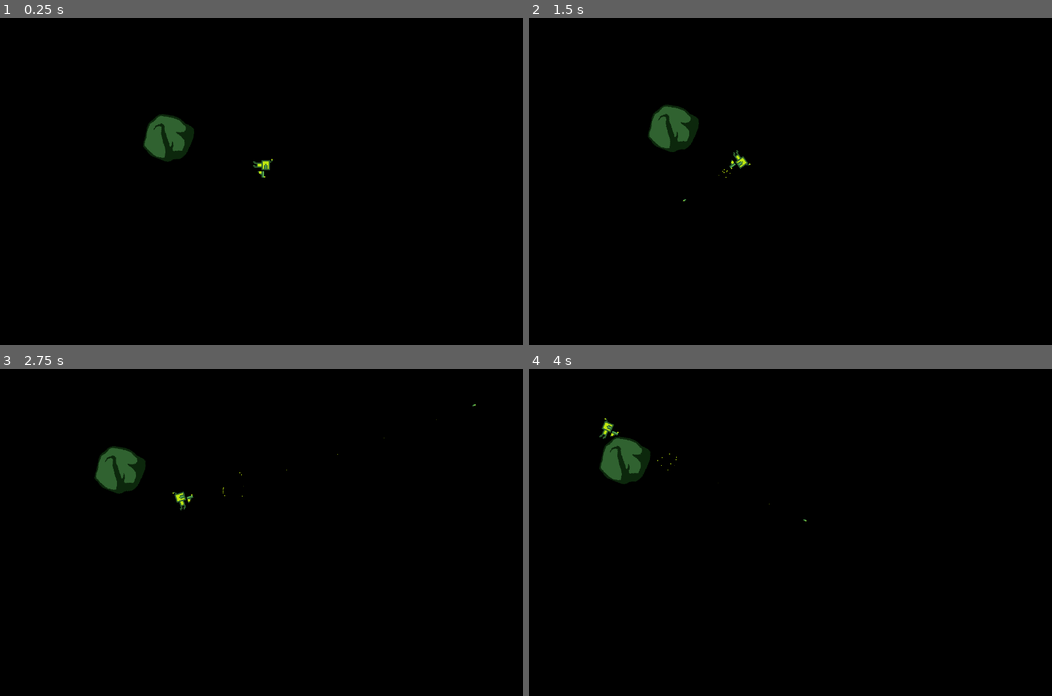
Above: before the commit, frames 1-4 (two rows, left to right).
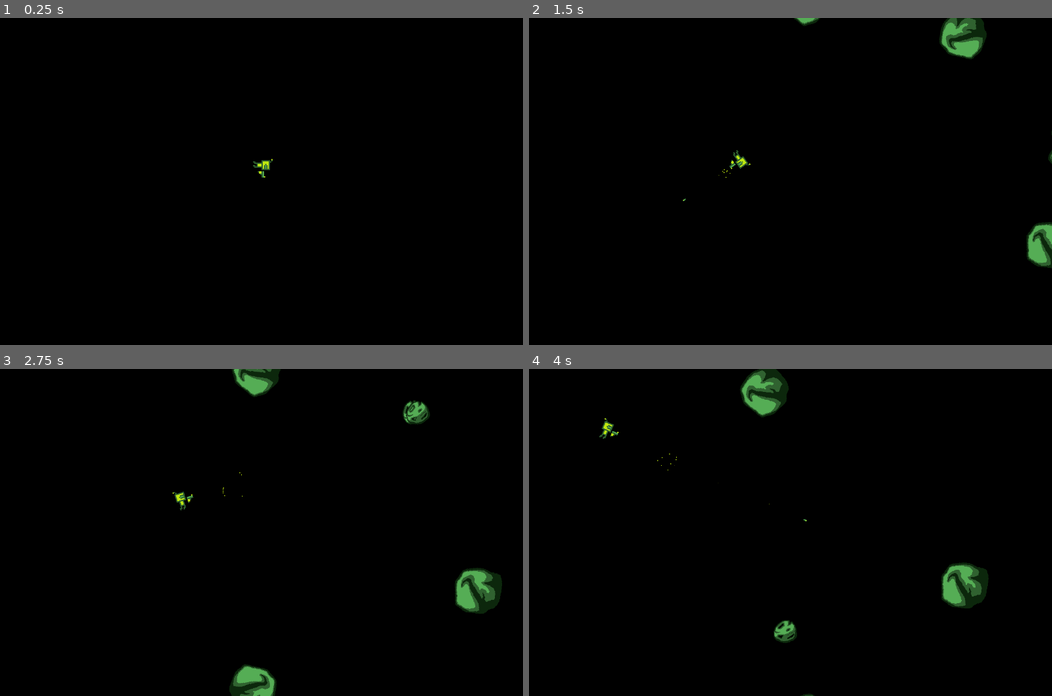
Above: after the commit, the same moments.

Repository: Jay-Dante/Recoilnaut-Prototype
Game: Godot game, scene res://Scenes/Test_Scene.tscn
Two runs of this game, one before a commit and one after it. Both use one fixed random seed, a clock stepped at 60 frames per second and the inputs below.
Inputs (mouse positions are in pixels of both pictures, inside the frame that each line leads up to):
- Up to frame 1 (0.25 s): no input
- Up to frame 2 (1.5 s): move the mouse to (905, 165) at 0.52 s; click (905, 165) at 0.6 s; move the mouse to (685, 197) at 1.27 s; click (685, 197) at 1.35 s
- Up to frame 3 (2.75 s): move the mouse to (313, 460) at 2.02 s; click (313, 460) at 2.1 s
- Up to frame 4 (4 s): move the mouse to (764, 597) at 2.77 s; click (764, 597) at 2.85 s; move the mouse to (947, 581) at 3.52 s; click (947, 581) at 3.6 s

The runs differ from the first frame. In frame 1, 1.0% of the frame differs, in the area x 27-38%, y 29-44%; in frame 2, 2.7%; in frame 3, 3.7%, in the area x 18-96%, y 0-100%; in frame 4, 3.4%.

Commit message:
Minor fixes
Adjusted some stuff on the asteroids

Diff:
--- /dev/null
+++ b/Resources/asteroid_collision_large.tres
@@ -0,0 +1,4 @@
+[gd_resource type="CircleShape2D" format=3 uid="uid://bi1ipaa4fpaoq"]
+
+[resource]
+radius = 59.0
--- /dev/null
+++ b/Resources/asteroid_collision_medium.tres
@@ -0,0 +1,4 @@
+[gd_resource type="CircleShape2D" format=3 uid="uid://bnd3fmft3rbpt"]
+
+[resource]
+radius = 29.0172
--- /dev/null
+++ b/Resources/asteroid_collision_small.tres
@@ -0,0 +1,5 @@
+[gd_resource type="CapsuleShape2D" format=3 uid="uid://tkanftj4ph7a"]
+
+[resource]
+radius = 9.36998
+height = 26.0
--- a/Scenes/Test_Scene.tscn
+++ b/Scenes/Test_Scene.tscn
@@ -1,8 +1,11 @@
-[gd_scene load_steps=4 format=3 uid="uid://bvfjdbhov71c0"]
+[gd_scene load_steps=5 format=3 uid="uid://bvfjdbhov71c0"]
 
 [ext_resource type="PackedScene" uid="uid://ce5hcqoq1v8d" path="res://Scenes/recoilnaut.tscn" id="1_6v4gp"]
 [ext_resource type="Script" path="res://Scripts/game.gd" id="1_jdrf8"]
 [ext_resource type="PackedScene" uid="uid://cudgdf6e38n7y" path="res://Scenes/asteroid.tscn" id="3_a5edd"]
+
+[sub_resource type="RectangleShape2D" id="RectangleShape2D_lbrvk"]
+size = Vector2(1992, 1359)
 
 [node name="Node2D" type="Node2D"]
 script = ExtResource("1_jdrf8")
@@ -10,7 +13,49 @@
 [node name="Recoilnaut" parent="." instance=ExtResource("1_6v4gp")]
 position = Vector2(640, 360)
 
+[node name="SpawnZone" type="Area2D" parent="Recoilnaut"]
+
+[node name="CollisionShape2D" type="CollisionShape2D" parent="Recoilnaut/SpawnZone"]
+position = Vector2(10, 44.5)
+shape = SubResource("RectangleShape2D_lbrvk")
+
 [node name="Bullets" type="Node" parent="."]
 
-[node name="Asteroid" parent="." instance=ExtResource("3_a5edd")]
-position = Vector2(423, 300)
+[node name="Debris" type="Node" parent="."]
+
+[node name="Asteroids" type="Node" parent="Debris"]
+
+[node name="Asteroid" parent="Debris/Asteroids" instance=ExtResource("3_a5edd")]
+position = Vector2(308, -81)
+
+[node name="Asteroid2" parent="Debris/Asteroids" instance=ExtResource("3_a5edd")]
+position = Vector2(-182, 223)
+
+[node name="Asteroid3" parent="Debris/Asteroids" instance=ExtResource("3_a5edd")]
+position = Vector2(-94, 580)
+
+[node name="Asteroid4" parent="Debris/Asteroids" instance=ExtResource("3_a5edd")]
+position = Vector2(149, 977)
+
+[node name="Asteroid5" parent="Debris/Asteroids" instance=ExtResource("3_a5edd")]
+position = Vector2(541, 982)
+
+[node name="Asteroid6" parent="Debris/Asteroids" instance=ExtResource("3_a5edd")]
+position = Vector2(900, 946)
+
+[node name="Asteroid7" parent="Debris/Asteroids" instance=ExtResource("3_a5edd")]
+position = Vector2(1278, 934)
+
+[node name="Asteroid8" parent="Debris/Asteroids" instance=ExtResource("3_a5edd")]
+position = Vector2(1399, 572)
+
+[node name="Asteroid9" parent="Debris/Asteroids" instance=ExtResource("3_a5edd")]
+position = Vector2(1378, 244)
+
+[node name="Asteroid10" parent="Debris/Asteroids" instance=ExtResource("3_a5edd")]
+position = Vector2(1114, -89)
+
+[node name="Asteroid11" parent="Debris/Asteroids" instance=ExtResource("3_a5edd")]
+position = Vector2(743, -103)
+
+[node name="Wreckage" type="Node" parent="Debris"]
--- a/Scenes/asteroid.tscn
+++ b/Scenes/asteroid.tscn
@@ -1,17 +1,18 @@
 [gd_scene load_steps=4 format=3 uid="uid://cudgdf6e38n7y"]
 
 [ext_resource type="Script" path="res://Scripts/Asteroid.gd" id="1_ta6s6"]
-[ext_resource type="Texture2D" uid="uid://dk6y03drj3xx3" path="res://Assets/Art/Asteroid.png" id="2_sojv5"]
+[ext_resource type="Shape2D" uid="uid://bi1ipaa4fpaoq" path="res://Resources/asteroid_collision_large.tres" id="2_xiia0"]
 
-[sub_resource type="CircleShape2D" id="CircleShape2D_i888h"]
-radius = 59.0
+[sub_resource type="CompressedTexture2D" id="CompressedTexture2D_ihlkw"]
 
 [node name="Asteroid" type="Area2D"]
+collision_layer = 4
+collision_mask = 11
 script = ExtResource("1_ta6s6")
 
 [node name="Sprite2D" type="Sprite2D" parent="."]
 texture_filter = 1
-texture = ExtResource("2_sojv5")
+texture = SubResource("CompressedTexture2D_ihlkw")
 
 [node name="CollisionShape2D" type="CollisionShape2D" parent="."]
-shape = SubResource("CircleShape2D_i888h")
+shape = ExtResource("2_xiia0")
--- a/Scenes/pistol_bullet.tscn
+++ b/Scenes/pistol_bullet.tscn
@@ -35,4 +35,5 @@
 initial_velocity_max = 10.0
 color = Color(0.752941, 0.913725, 0.0627451, 1)
 
+[connection signal="area_entered" from="." to="." method="_on_area_entered"]
 [connection signal="screen_exited" from="VisibleOnScreenNotifier2D" to="." method="_on_visible_on_screen_notifier_2d_screen_exited"]
--- a/Scripts/Asteroid.gd
+++ b/Scripts/Asteroid.gd
@@ -1,28 +1,44 @@
-extends Area2D
+class_name Asteroid extends Area2D
+
+signal destroyed(pos,size);
 
 var move_vec := Vector2(0,-1);
 
 enum BodySize{SMALL, MEDIUM, LARGE};
 @export var size := BodySize.LARGE;
 
-var speed := 50;
+var speed = 0;
 
 @onready var sprite = $Sprite2D;
+@onready var cshape = $CollisionShape2D;
 
 func _ready():
 	rotation = randf_range(0,2*PI);
+	#rotation_degrees += randf_range(-2*PI, 2*PI);
 
 	# asteroid variability
 	match size:
 		BodySize.SMALL:
 			speed = randf_range(100,200);
-
+			sprite.texture = preload("res://Assets/Art/Debris/Small/Debris3.png");
+			cshape.shape = preload("res://Resources/asteroid_collision_small.tres")
+			sprite.scale = Vector2(.25,.25);
 		BodySize.MEDIUM:
 			speed = randf_range(100,150);
+			sprite.texture = preload("res://Assets/Art/Debris/Medium/Debris2.png");
+			cshape.shape = preload("res://Resources/asteroid_collision_medium.tres")
+			sprite.scale = Vector2(.5,.5);
 		BodySize.LARGE:
 			speed = randf_range(50,100);
+			sprite.texture = preload("res://Assets/Art/Debris/Large/Debris1.png");
+			cshape.shape = preload("res://Resources/asteroid_collision_large.tres")
 	# print(rotation_degrees);
-	print(speed);
+	# print(speed);
 
 func _physics_process(delta):
 	global_position += move_vec.rotated(rotation) * speed * delta;
+
+func destroy():
+	emit_signal("destroyed", global_position, size);
+	print("Destroy Signal Emitted");
+	queue_free();
--- a/Scripts/game.gd
+++ b/Scripts/game.gd
@@ -1,10 +1,16 @@
 extends Node2D
 
-@onready var bullets = $Bullets
-@onready var player = $Recoilnaut
+@onready var bullets = $Bullets;
+@onready var player = $Recoilnaut;
+@onready var asteroids = $Debris/Asteroids;
+
+var asteroid_scene = preload("res://Scenes/asteroid.tscn");
 
 func _ready():
-	player.connect("pb_shot", _on_player_pb_shot)
+	player.connect("pb_shot", _on_player_pb_shot);
+
+	for Asteroid in asteroids.get_children():
+		Asteroid.connect("destroyed", _on_asteroid_destroyed);
 
 func _process(delta):
 	if Input.is_action_just_pressed("restart"):
@@ -12,3 +18,24 @@
 
 func _on_player_pb_shot(bullet):
 	bullets.add_child(bullet);
+
+# astroid is destroyed
+func _on_asteroid_destroyed(pos, size):
+	for i in range(2):
+		match size:
+			Asteroid.BodySize.LARGE:
+				asteroid_drop(pos, Asteroid.BodySize.MEDIUM);
+				print("Large Asteroid Destroyed");
+			Asteroid.BodySize.MEDIUM:
+				asteroid_drop(pos, Asteroid.BodySize.SMALL);
+			Asteroid.BodySize.SMALL:
+				pass
+
+# determine what is spawned from destroying an asteroid: More asteroids or items
+func asteroid_drop(pos, size):
+	print("Asteroid_Drop Called")
+	var a = asteroid_scene.instantiate();
+	a.global_position = pos;
+	a.size = size;
+	a.connect("destroyed", _on_asteroid_destroyed);
+	asteroids.add_child(a);
--- a/Scripts/pistol_bullet.gd
+++ b/Scripts/pistol_bullet.gd
@@ -12,3 +12,10 @@
 # player can only kill what they see lol
 func _on_visible_on_screen_notifier_2d_screen_exited():
 	queue_free();
+
+# detect collision
+func _on_area_entered(area):
+	if area is Asteroid:
+			var asteroid = area;
+			asteroid.destroy();
+			queue_free();
--- a/Scripts/recoilnaut.gd
+++ b/Scripts/recoilnaut.gd
@@ -17,10 +17,22 @@
 	# rotate to cursor
 	var mouse_position := get_global_mouse_position();
 	var direction := mouse_position - global_position;
-	var screen_size = get_viewport_rect().size;
 	rotation = direction.angle() - deg_to_rad(-90);
 
-	#screen wrapping
+func _physics_process(delta):
+
+	var input_vector := Vector2(0, 0);
+	var screen_size = get_viewport_rect().size;
+
+	velocity += input_vector.rotated(rotation) * ACCELERATION;
+	# velocity = velocity.limit_length(MAX_SPEED)
+
+	if input_vector.y == 0:
+		velocity = velocity.move_toward(Vector2.ZERO, 3);
+
+	move_and_slide();
+
+		#screen wrapping
 	if global_position.y < 0:
 		global_position.y = screen_size.y;
 	elif global_position.y > screen_size.y:
@@ -33,19 +45,6 @@
 
 	if Input.is_action_just_pressed("fire"):
 		fire_bullet();
-
-func _physics_process(delta):
-
-	var input_vector := Vector2(0, 0);
-
-	velocity += input_vector.rotated(rotation) * ACCELERATION;
-	# velocity = velocity.limit_length(MAX_SPEED)
-
-	if input_vector.y == 0:
-		velocity = velocity.move_toward(Vector2.ZERO, 3);
-
-	move_and_slide();
-
 # fire them bullets
 func fire_bullet():
 	var pb = pistol_bullet.instantiate();
Binary file removed: Assets/Art/Asteroid.png
Binary file added: Assets/Art/Debris/Large/Debris1.png
Not shown, added: Assets/Art/Debris/Large/Debris1.png.import
Binary file added: Assets/Art/Debris/Large/Debris11.png
Not shown, added: Assets/Art/Debris/Large/Debris11.png.import
Binary file added: Assets/Art/Debris/Large/Debris12.png
Not shown, added: Assets/Art/Debris/Large/Debris12.png.import
Binary file added: Assets/Art/Debris/Large/Debris5.png
Not shown, added: Assets/Art/Debris/Large/Debris5.png.import
Binary file added: Assets/Art/Debris/Large/Debris8.png
Not shown, added: Assets/Art/Debris/Large/Debris8.png.import
Binary file added: Assets/Art/Debris/Medium/Debris10.png
(and 23 more such lines)
